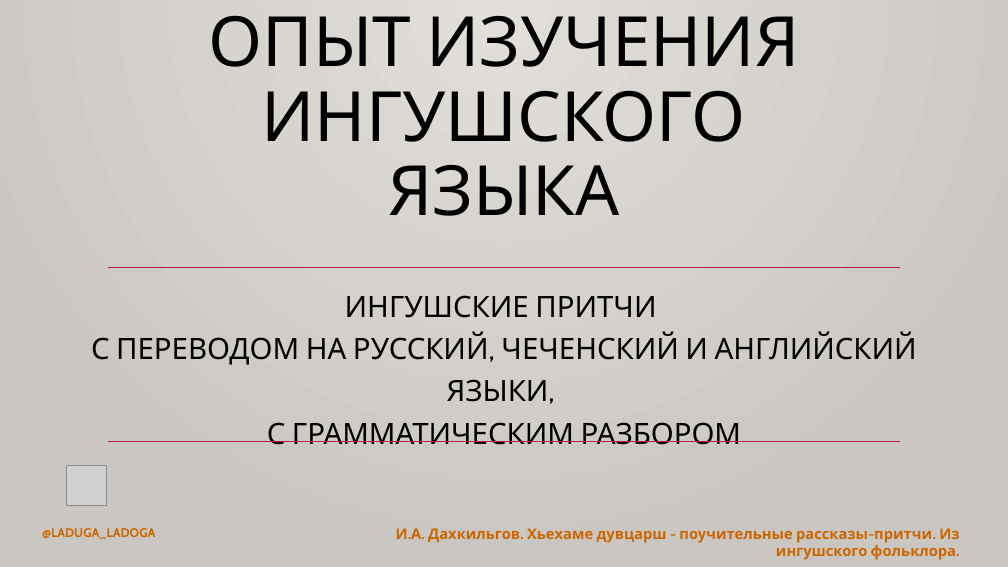
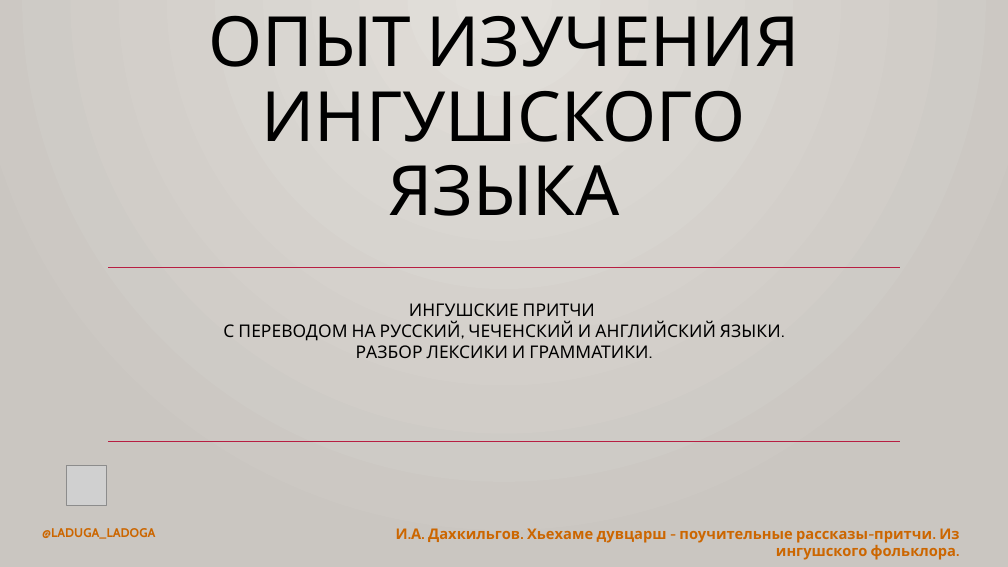
Before and after one commit to bumbari/dahkilgov, a slide deck: slide 1 of p/pptx/p_1_1.pptx. Drawn at 1008x567 pixels with LibreOffice and Linux fonts; fonts in the diff are those of the drawing; grey boxes stand for pictures. Boxes give left, top, right and bottom in pixels: in the first picture for what was removed or moved away, otherwise in the second. Text is boxed around its words. In the diff, an @@ line names an element or a change of style, - is before the commit and + after.

```diff
--- a/p/pptx/p_1_1.pptx
+++ b/p/pptx/p_1_1.pptx
@@ subtitle at [223,303,781,358]: text changed; size 28 to 16.6 pt @@
-ИНГУШСКИЕ ПРИТЧИ
-С ПЕРЕВОДОМ НА РУССКИЙ, ЧЕЧЕНСКИЙ И АНГЛИЙСКИЙ ЯЗЫКИ,
-С ГРАММАТИЧЕСКИМ РАЗБОРОМ
+ИНГУШСКИЕ ПРИТЧИ
+С ПЕРЕВОДОМ НА РУССКИЙ, ЧЕЧЕНСКИЙ И АНГЛИЙСКИЙ ЯЗЫКИ.
+РАЗБОР ЛЕКСИКИ И ГРАММАТИКИ.
```
Also in this commit, not shown: 2 other slides changed, 2 slides added, 1 slide removed, 2 other files.
